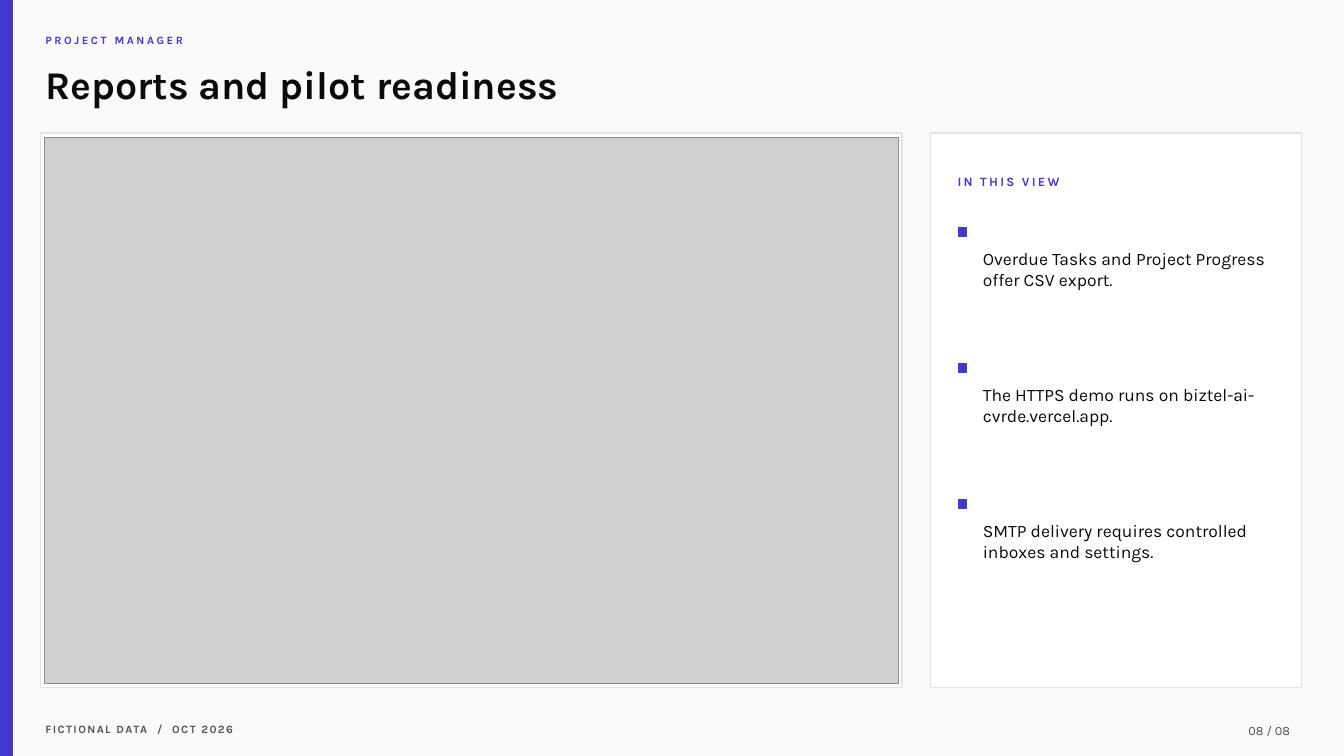
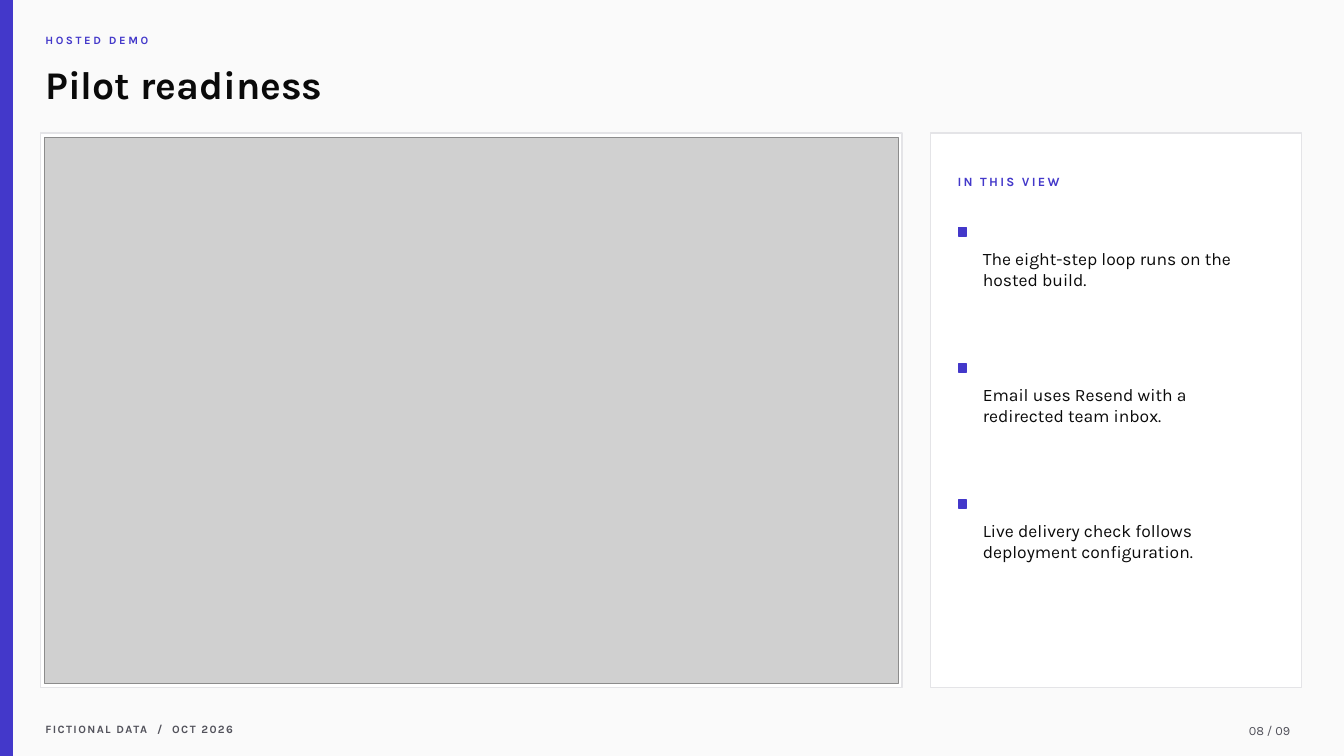
Before and after one commit to samarth-biztel/CVRDE, a slide deck: slide 8 of docs/CVRDE_Demo_Presentation.pptx. Drawn at 1344x756 pixels with LibreOffice and Linux fonts; fonts in the diff are those of the drawing; grey boxes stand for pictures. Boxes give left, top, right and bottom in pixels: in the first picture for what was removed or moved away, otherwise in the second. Text is boxed around its words. In the diff, an @@ line names an element or a change of style, - is before the commit and + after.

Commit message:
Align CVRDE demo with approved review scope

```diff
--- a/docs/CVRDE_Demo_Presentation.pptx
+++ b/docs/CVRDE_Demo_Presentation.pptx
@@ text at (45,36,148,44): text changed @@
-PROJECT MANAGER
+HOSTED DEMO
@@ text at (45,71,322,100): text changed @@
-Reports and pilot readiness
+Pilot readiness
@@ text at (983,253,1231,287): text changed @@
-Overdue Tasks and Project Progress offer CSV export.
+The eight-step loop runs on the hosted build.
@@ text at (983,389,1187,423): text changed @@
-The HTTPS demo runs on biztel-ai-cvrde.vercel.app.
+Email uses Resend with a redirected team inbox.
@@ text at (983,525,1193,563): text changed @@
-SMTP delivery requires controlled inboxes and settings.
+Live delivery check follows deployment configuration.
@@ text at (1249,727,1290,735): text changed @@
-08 / 08
+08 / 09
```
Also in this commit, not shown: 7 other slides changed, 1 slide added, 15 other files.
